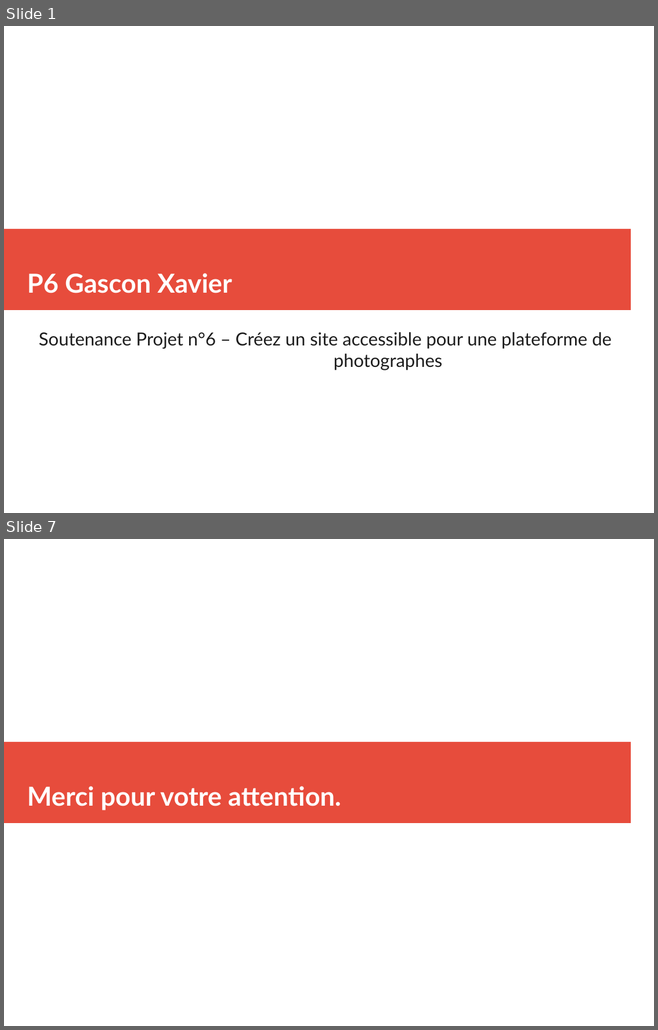
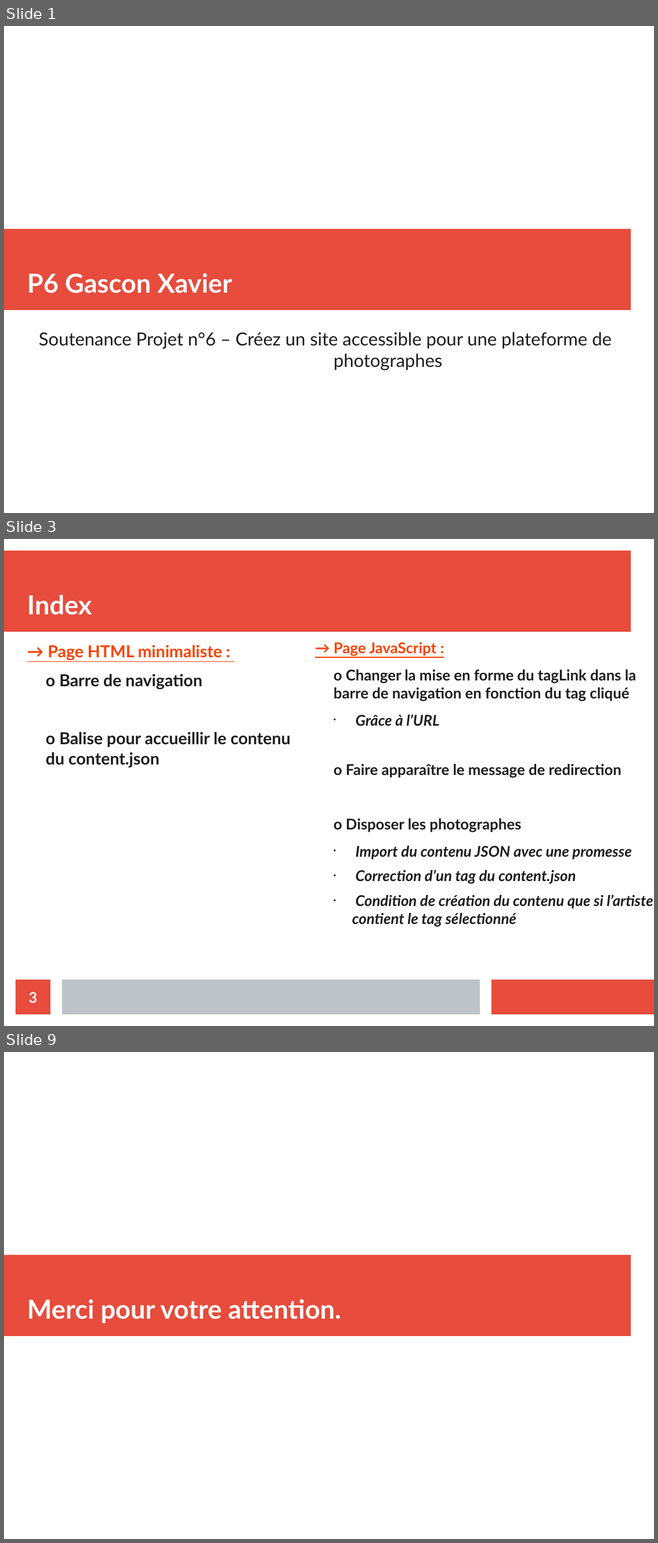
Before and after one commit to xgascon/P6_Fisheye, a slide deck: Présentation P6_XavierGascon.odp. Shown one above the other, each under a label of ours: slides 1 and 7 before the commit, slides 1, 3 and 9 after it; the slides between them are not shown. The pictures are 658x1030 and 658x1543 pixels, drawn with LibreOffice and Linux fonts; fonts in the diff are those of the drawing. Boxes give left, top, right and bottom in pixels: in the first picture for what was removed or moved away, otherwise in the second. Text is boxed around its words. In the diff, an @@ line names an element or a change of style, - is before the commit and + after.

```diff
--- a/Présentation P6_XavierGascon.odp
+++ b/Présentation P6_XavierGascon.odp
@@ slide 3 added at bbox=[4, 539, 654, 1026], background #FFFFFF @@
@@ rectangle added at bbox=[4, 551, 630, 632], fill #E74C3C @@
@@ title added at bbox=[27, 595, 92, 615], 32 pt, text #FFFFFF, bold @@
+Index
@@ text added at bbox=[333, 642, 653, 927], 18.2 pt, text #1C1C1C, bold @@
+→ Page JavaScript :
+  o Changer la mise en forme du tagLink dans la barre de navigation en fonction du tag cliqué
+    • Grâce à l’URL
+  o Faire apparaître le message de redirection
+  o Disposer les photographes
+    • Import du contenu JSON avec une promesse
+    • Correction d’un tag du content.json
+    • Condition de création du contenu que si l’artiste contient le tag sélectionné
@@ text added at bbox=[46, 645, 291, 768], 20.1 pt, text #1C1C1C, bold @@
+→ Page HTML minimaliste :
+  o Barre de navigation
+  o Balise pour accueillir le contenu du content.json
@@ page number added at bbox=[16, 980, 50, 1015], fill #E74C3C, 18 pt, text #FFFFFF, bold @@
+3
@@ rectangle added at bbox=[62, 980, 480, 1015], fill #BDC3C7 @@
@@ rectangle added at bbox=[492, 980, 654, 1015], fill #E74C3C @@
@@ what was slide 7 is now slide 9 @@
```
Also in this commit, not shown: 1 slide changed, 5 other slides added, 1 slide removed, 10 other files.
